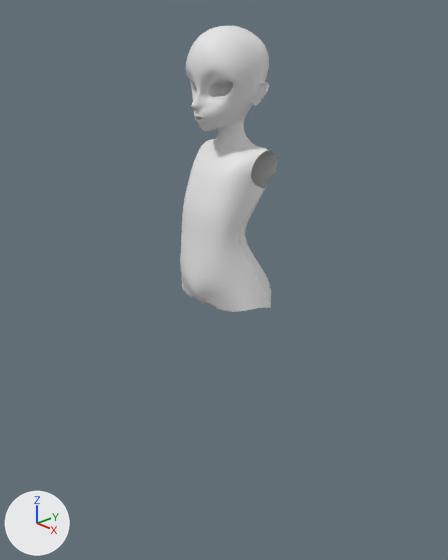
An edit to the Blender file anime.blend, drawn before and after from the same camera.
The view is the same before and after, from a 50 mm camera at (1.264, -1.212, 1.7) aimed at (-0.017, -0.012, 1.0). Lighting does not change. The marker at lower left points along +X, +Y and +Z.
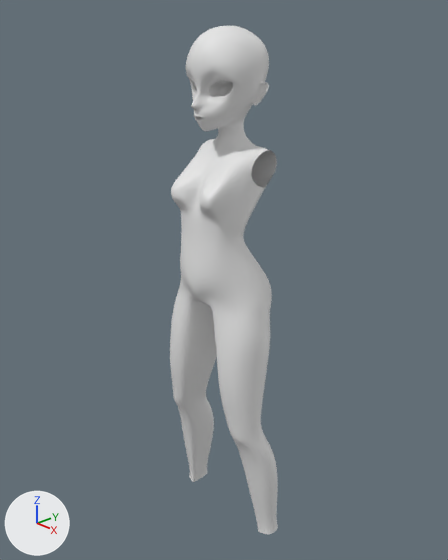
What differs and where, as boxes (x1, y1, x2, y2) in the pictures (448 x 560 px):
'Plane', reshaped (11% wider, 77% taller): before (180, 26, 277, 312); after (170, 26, 278, 534)
part 1 of me_plane, built on: before (181, 142, 271, 312); after (170, 142, 278, 534)

Diff of the bpy script that builds the scene:
```diff
--- a/anime.blend.py
+++ b/anime.blend.py
@@ me_plane @@
 # used by ob_plane; location = (0.0, 0.0, 0.0)
-me_plane.from_pydata(...)  # 538 vertices, 493 faces; spans x 0.0..0.163, y -0.157..0.102, z 0.934..1.717
+me_plane.from_pydata(...)  # 704 vertices, 658 faces; spans x 0.0..0.217, y -0.161..0.102, z 0.16..1.717
+# me_plane part 1
+# 26 faces are deleted
+# 4 vertices in x 0.034..0.138, y 0.031..0.078, z 0.954..0.995 move by (0.0, 0.007, -0.005)
+# 3 vertices in x 0.016..0.052, y -0.017..-0.011, z 1.151..1.155 move by (0.0, -0.003, -0.005)
+# 66 vertices move from x 0.0..0.163, y -0.136..0.077, z 0.934..1.397 to x 0.0..0.165, y -0.137..0.077, z 0.926..1.398
+# 166 vertices are added at x 0.0..0.217, y -0.161..0.063, z 0.16..1.334
+# 191 new faces join them
```
